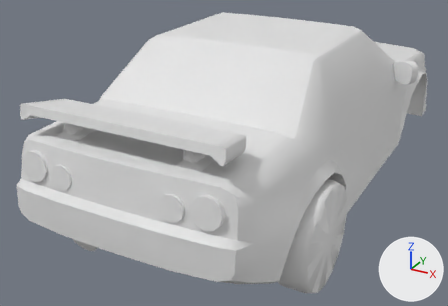
A saved change to the glTF model frontend/public/assets/models/car.glb.
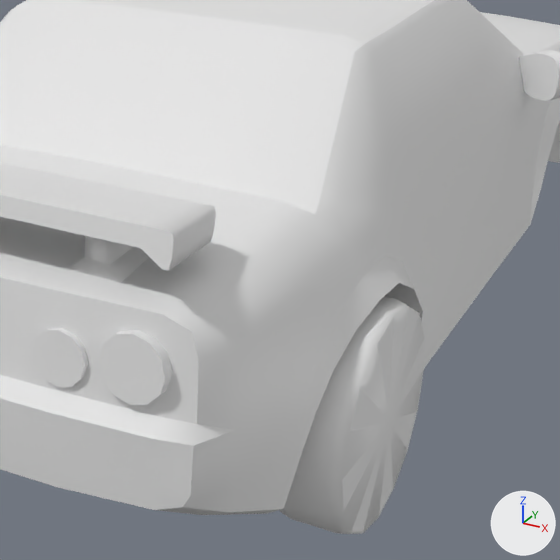
There are two pictures of each version: one whole from a 50 mm lens placed at (0.92, -2.22, 0.64), pointed at (-0.14, -0.29, -0.32), one close up on the part from 32% to 92% of the width and 12% to 100% of the height. The lights are fixed; the arrows at lower right show +X, +Y and +Z. The first two pictures are the older version. Vertices at exactly the same position are counted once.

The first close-up shows 'combi'.
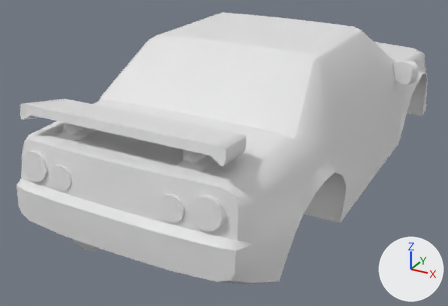
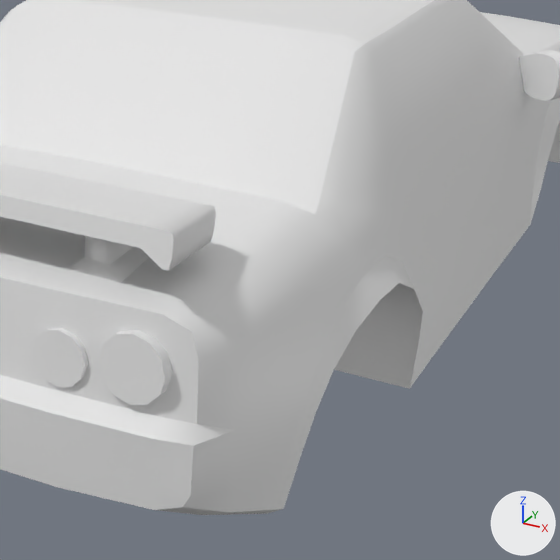
Patch to the scene script:
```diff
--- a/frontend/public/assets/models/car.glb.py
+++ b/frontend/public/assets/models/car.glb.py
@@ me_cube_005 @@
 # used by ob_combi; location = (0.0, 0.0, 0.0)
-me_cube_005.from_pydata(...)  # 1021 vertices, 1892 faces; spans x -0.46..0.48, y -1.16..0.92, z -0.48..0.18
+me_cube_005.from_pydata(...)  # 793 vertices, 1444 faces; spans x -0.46..0.48, y -1.16..0.92, z -0.37..0.18
+# me_cube_005 part 1: the loose piece of 114 vertices spanning x 0.33..0.44, y -0.88..-0.54, z -0.48..-0.14 is deleted
+# other edits to the shape of me_cube_005 do not show in these pictures
```

Changed parts and their boxes [x1, y1, x2, y2] in the close-ups (560 x 560 px):
'combi', reshaped: before [0, 0, 560, 534]; after [0, 0, 560, 515]
part 1 of me_cube_005, deleted: before [280, 296, 424, 534]
